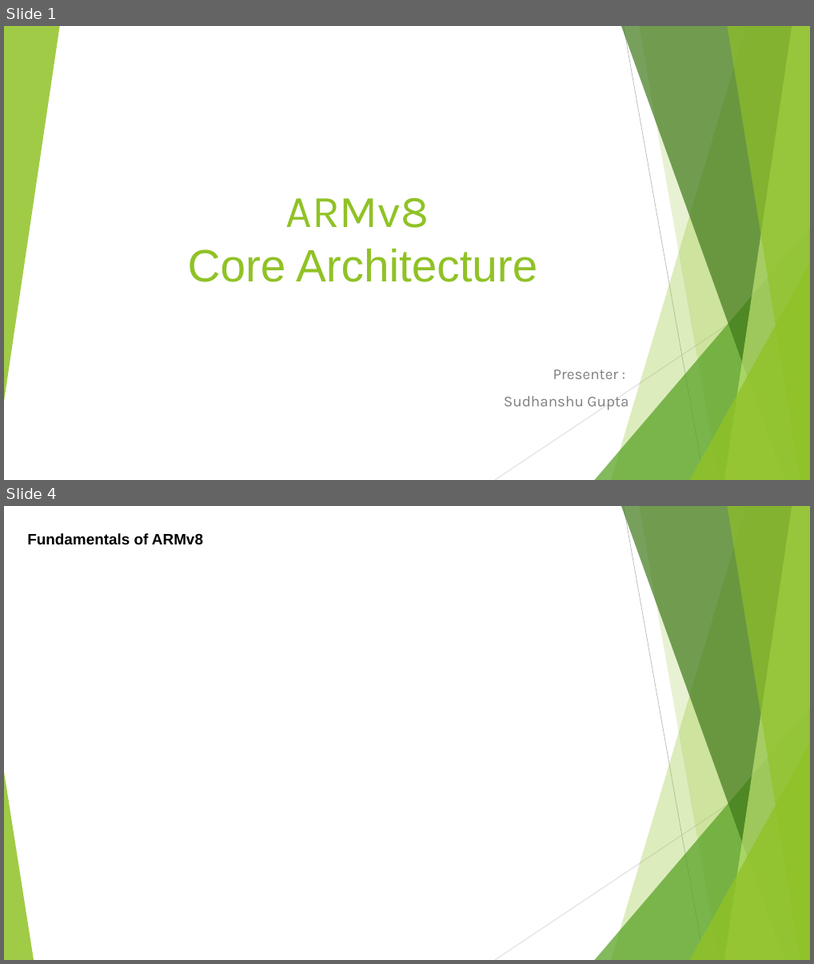
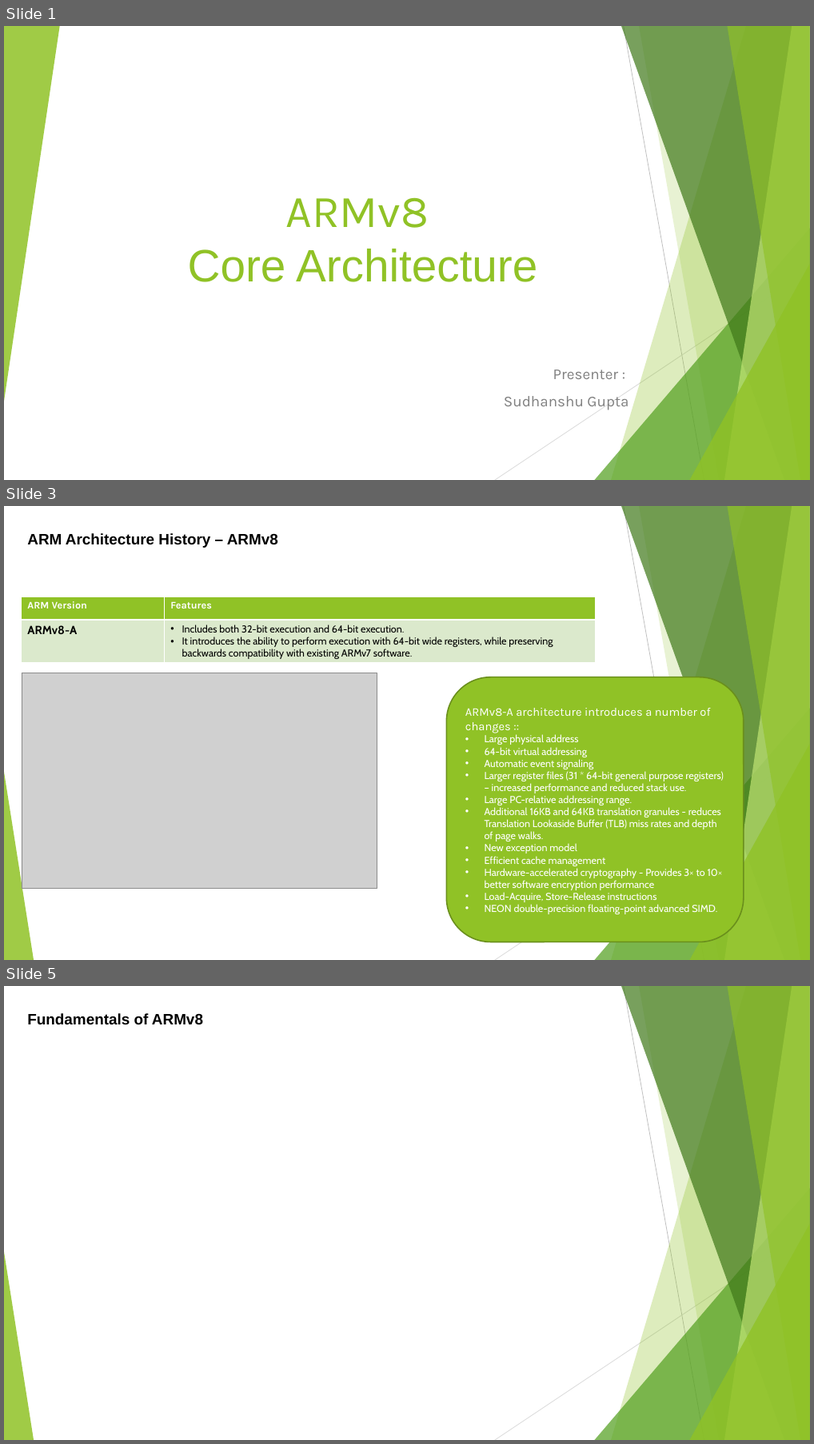
Before and after one commit to softwaresunleashed/ebook_writing, a slide deck: Presentations/ARM_PPTs/Ch2_ARMv8_Architecture.pptx. Shown one above the other, each under a label of ours: slides 1 and 4 before the commit, slides 1, 3 and 5 after it; the slides between them are not shown. The pictures are 814x964 and 814x1444 pixels, drawn with LibreOffice and Linux fonts; fonts in the diff are those of the drawing; grey boxes stand for pictures. Boxes give left, top, right and bottom in pixels: in the first picture for what was removed or moved away, otherwise in the second. Text is boxed around its words. In the diff, an @@ line names an element or a change of style, - is before the commit and + after.

```diff
--- a/Presentations/ARM_PPTs/Ch2_ARMv8_Architecture.pptx
+++ b/Presentations/ARM_PPTs/Ch2_ARMv8_Architecture.pptx
@@ slide 3 added at [4, 506, 810, 960], background #FFFFFF; not listed: 10 template elements that a slide beside it also shows @@
@@ text added at [27, 533, 278, 548], 18 pt, text #000000, bold @@
+ARM Architecture History – ARMv8
@@ table added at [22, 596, 596, 662], 2 rows, 2 columns @@
+ARM Version | Features
+ARMv8-A | Includes both 32-bit execution and 64-bit execution. / It introduces the ability to perform execution with 64-bit wide registers, while preserving backwards compatibility with existing ARMv7 software.
@@ picture added at [22, 672, 378, 888] @@
@@ rounded rectangle added at [447, 677, 744, 942], fill #90C226, outline #6B901C 1.5 pt, 12 pt, text #FFFFFF @@
+ARMv8-A architecture introduces a number of changes ::
+• Large physical address
+• 64-bit virtual addressing
+• Automatic event signaling
+• Larger register files (31 * 64-bit general purpose registers) – increased performance and reduced stack use.
+• Large PC-relative addressing range.
+• Additional 16KB and 64KB translation granules - reduces Translation Lookaside Buffer (TLB) miss rates and depth of page walks.
+• New exception model
+• Efficient cache management
+• Hardware-accelerated cryptography - Provides 3× to 10× better software encryption performance
+• Load-Acquire, Store-Release instructions
+• NEON double-precision floating-point advanced SIMD.
@@ what was slide 4 is now slide 5 @@
```
Also in this commit, not shown: 1 slide changed, 1 other slide added, 1 slide removed, 2 other files.
